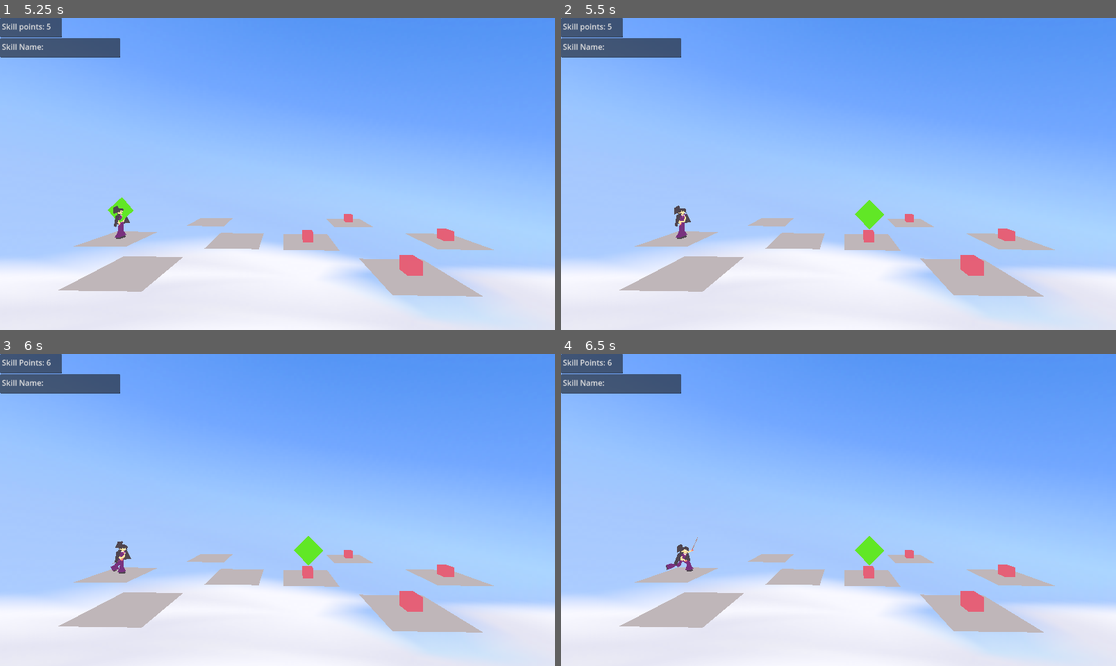
Above: before the commit, frames 1-4 (two rows, left to right).
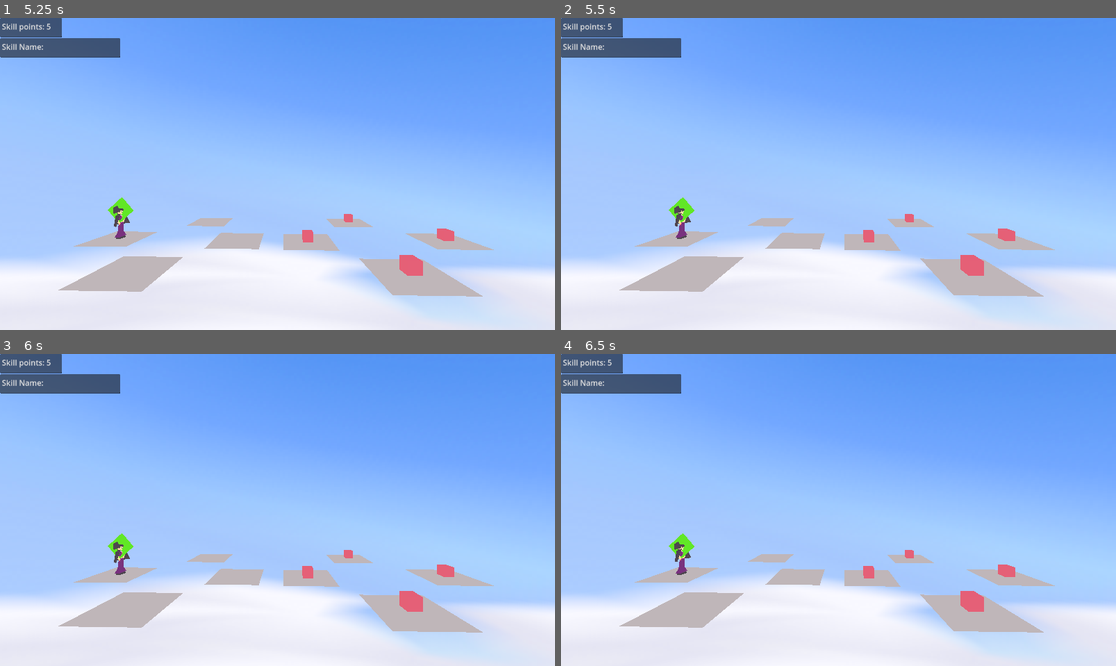
Above: after the commit, the same moments.

Repository: SteeRevo/ClassRPG
Game: Godot game, scene res://BattleScene/BattleScene.tscn
Same seed, same stepped clock (60 frames per second), same inputs: the game is played once before the commit and once after it.
Inputs:
- Up to frame 1 (5.25 s): tap Enter at 0.5, 2, 3.5 s; hold D (Attack) 0.53-1.28 s; tap A (Guard) at 0.8, 1.35, 3.05 s; tap Space at 1.25, 2.75, 5 s; tap S (Rotate) at 1.55, 3.8, 4.35 s; hold S (Rotate) 2.03-2.78 s; tap D (Attack) at 2.3, 2.85, 4.55 s; hold A (Guard) 3.53-4.28 s; tap W (Skill, bound only before the commit) at 4.15 s; hold D (Attack) from 5.03 s (still down)
- Up to frame 2 (5.5 s): keep holding D (Attack); tap A (Guard) at 5.3 s
- Up to frame 3 (6 s): release D (Attack) at 5.78 s; tap A (Guard) at 5.85 s
- Up to frame 4 (6.5 s): tap S (Rotate) at 6.05 s

Frame 1 is identical in both runs. In frame 2, 0.4% of the frame differs, in the area x 19-59%, y 57-68%; in frame 3, 0.5%; in frame 4, 0.6%, in the area x 3-59%, y 1-71%.

Commit message:
fixed skill input implementation

Diff:
--- a/ClassRPG/BattleScene/BattleScene.tscn
+++ b/ClassRPG/BattleScene/BattleScene.tscn
@@ -414,7 +414,7 @@
 curve = SubResource("Curve3D_usonh")
 
 [node name="PathFollow3D" type="PathFollow3D" parent="CameraPaths/Path3D"]
-transform = Transform3D(0.755399, -0.000426634, 0.655257, 1.45518e-11, 0.999998, 0.000651092, -0.655254, -0.000491838, 0.755401, 1.82761, -1.14619, -7.71914)
+transform = Transform3D(0.755399, -0.000426635, 0.655257, 1.45518e-11, 0.999998, 0.000651092, -0.655254, -0.000491838, 0.755401, 1.82761, -1.14619, -7.71914)
 
 [connection signal="rotate_finished" from="BattleManager/PlayerUnits/Sam" to="BattleManager" method="_on_unit_rotate_finished"]
 [connection signal="animation_finished" from="BattleManager/PlayerUnits/Sam/Sam/AnimationPlayer" to="BattleManager/PlayerUnits/Sam" method="_on_animation_player_animation_finished"]
--- a/ClassRPG/BattleScene/CompleteAction.gd
+++ b/ClassRPG/BattleScene/CompleteAction.gd
@@ -7,13 +7,12 @@
 	host.current_unit.anim_finished.connect(_on_animation_finished)
 	#host.current_unit.unitTween.connect("finished", _on_tween_finished)
 	if host.current_action == "Attack":
-		complete_attack(host)
+		check_skill_inputs(host)
 	elif host.current_action == "Rotate":
 		complete_rotation(host)
-	elif host.current_action == "Skill":
-		print(host.skill_stack)
-		var counter = 0
-		check_skill_inputs(host)
+	elif host.current_action == "Item":
+		pass
+
 
 
 func complete_attack(host):
@@ -62,11 +61,11 @@
 	var input_arr = []
 	var possible_skills = []
 	var final_skill = []
-
+	var latest_skill
 	for input in host.skill_stack:
 		input_arr.push_back(input)
 		print(input_arr)
-		var sub_found = 0
+
 		'''for skill in host.current_unit.skillList:
 			print(skill.skillname)
 			#print(skill.inputs)
@@ -96,9 +95,36 @@
 			final_skill += input_arr
 			input_arr = []
 			sub_found = 0'''
-		print(host.current_unit.check_skill(input_arr, host.current_unit.skill_tree))
+		var skill_name
+		if len(input_arr) > 3:
+			var sub_arr = input_arr
+			while len(sub_arr) >= 3:
+				skill_name = host.current_unit.check_skill(sub_arr, host.current_unit.skill_tree)
+				if skill_name != null or skill_name != "":
+					break
+				sub_arr = sub_arr.slice(1)
+		else:
+			skill_name = host.current_unit.check_skill(input_arr, host.current_unit.skill_tree)
+		print(skill_name)
 
+		if skill_name != null and skill_name != "":
+			latest_skill = skill_name
+			print("latest_skill set")
 
-	if len(input_arr) > 0:
-		final_skill = final_skill + input_arr
-	print(final_skill)
+		if len(input_arr) == len(host.skill_stack) and latest_skill != null:
+			var skill_inputs = host.current_unit.get_skill(latest_skill).inputs
+			var remove = len(skill_inputs)
+			for i in range(remove):
+				input_arr.pop_back()
+			input_arr.append(skill_name)
+		elif (skill_name == null or skill_name == "") and latest_skill != null:
+			var skill_inputs = host.current_unit.get_skill(latest_skill).inputs
+			input_arr.insert(len(input_arr) - 1, latest_skill)
+			print(input_arr)
+			var remove = len(skill_inputs)
+			for i in range(remove):
+				input_arr.remove_at(len(input_arr) - 3)
+			print(input_arr)
+			latest_skill = null
+
+	print(input_arr)
--- a/ClassRPG/BattleScene/PlayerTurn.gd
+++ b/ClassRPG/BattleScene/PlayerTurn.gd
@@ -12,7 +12,7 @@
 	for unit in host.enemy_units:
 		print(unit.name + ": current turn_order = " + str(unit._get_turn_order()))
 	print("Current Unit is: " + host.current_unit.name)
-	print("Press D to attack, A to Guard, W for Skill, S for Rotate.")
+	print("Press D to attack, A to Guard, W for Item, S for Rotate.")
 	set_active_camera(host, host.mainBattleCamera)
 
 func handle_input(host, event):
@@ -21,7 +21,7 @@
 		if last_action == "Attack":
 			host.current_action = "Attack"
 			print("confirm attack") #_on_attack_pressed()
-			return 'selectEBG'
+			return 'skillInputs'
 		else:
 			last_action = "Attack"
 	elif event.is_action_pressed("Rotate"):
@@ -40,14 +40,13 @@
 			print("confirm guard") #_on_attack_pressed()
 		else:
 			last_action = "Guard"
-	elif event.is_action_pressed("Skill"):
-		print("Skill")
-		if last_action == "Skill":
-			host.current_action = "Skill"
-			print("confirm skill") #_on_attack_pressed()
-			return 'skillInputs'
+	elif event.is_action_pressed("Item"):
+		print("Item")
+		if last_action == "Item":
+			host.current_action = "Item"
+			print("confirm Item") #_on_attack_pressed()
 		else:
-			last_action = "Skill"
+			last_action = "Item"
 	#	_on_skill_pressed()
 
 func exit(host):
--- a/ClassRPG/BattleScene/Sam.gd
+++ b/ClassRPG/BattleScene/Sam.gd
@@ -51,7 +51,7 @@
 
 	skill_tree.left.left = TreeSkill.new()
 	skill_tree.left.left.right = TreeSkill.new()
-	skill_tree.left.left.right.move_name = "Snake: Whip"
+	#skill_tree.left.left.right.move_name = "Snake: Whip"
 	skill_tree.left.left.right.right = TreeSkill.new()
 	skill_tree.left.left.right.right.move_name = "Ox: Crush"
 
@@ -61,9 +61,13 @@
 	skill_tree.down.down.up = TreeSkill.new()
 	skill_tree.down.down.up.move_name = "Rooster: Flame"
 
-	var arr = ["Left", "Left", "Right", "Right", "Down"]
+	set_skill_active("Rooster: Flame")
+	set_skill_active("Rabbit: Bounce")
+	#set_skill_active("Snake: Whip")
+	set_skill_active("Ox: Crush")
+
+	var arr = ["Left", "Left", "Right", "Right"]
 	print(check_skill(arr, skill_tree))
-
 
 
 
@@ -109,11 +113,17 @@
 
 func set_skill_active(name):
 	for skill in skillList:
-		if skill.name == name:
+		if skill.skillname == name:
 			skill.is_active = true
 			active_skills.push_back(skill)
 			return
 
+func get_skill(skill_name):
+	for skill in active_skills:
+		if skill.skillname == skill_name:
+			return skill
+	return "No move found"
+
 func _on_animation_player_animation_finished(anim_name):
 	print("anim signal emitted")
 	anim_finished.emit(anim_name)
--- a/ClassRPG/BattleScene/SkillInputs.gd
+++ b/ClassRPG/BattleScene/SkillInputs.gd
@@ -35,7 +35,7 @@
 			host.skill_stack.append("Left")
 			print(host.skill_stack)
 
-		elif event.is_action_pressed("Skill"):
+		elif event.is_action_pressed("Item"):
 			host.skill_stack.append("Up")
 			print(host.skill_stack)
 
--- a/ClassRPG/project.godot
+++ b/ClassRPG/project.godot
@@ -10,7 +10,7 @@
 
 [application]
 
-config/name="ClassRPG"
+config/name="CryptidRPG"
 run/main_scene="res://BattleScene/BattleScene.tscn"
 config/features=PackedStringArray("4.1", "Forward Plus")
 
@@ -24,7 +24,7 @@
 
 [input]
 
-Skill={
+Item={
 "deadzone": 0.5,
 "events": [Object(InputEventKey,"resource_local_to_scene":false,"resource_name":"","device":-1,"window_id":0,"alt_pressed":false,"shift_pressed":false,"ctrl_pressed":false,"meta_pressed":false,"pressed":false,"keycode":0,"physical_keycode":87,"key_label":0,"unicode":119,"echo":false,"script":null)
 ]
